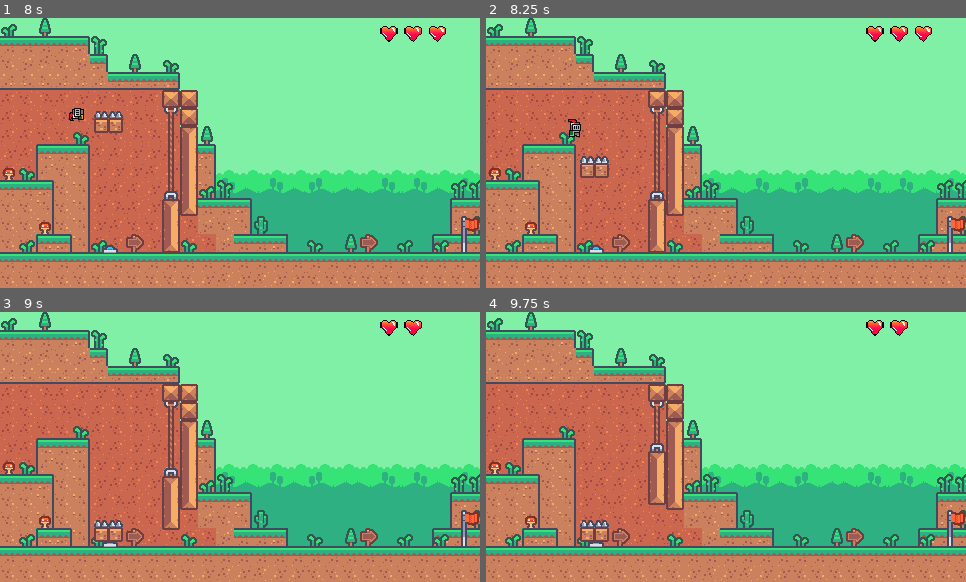
Above: before the commit, frames 1-4 (two rows, left to right).
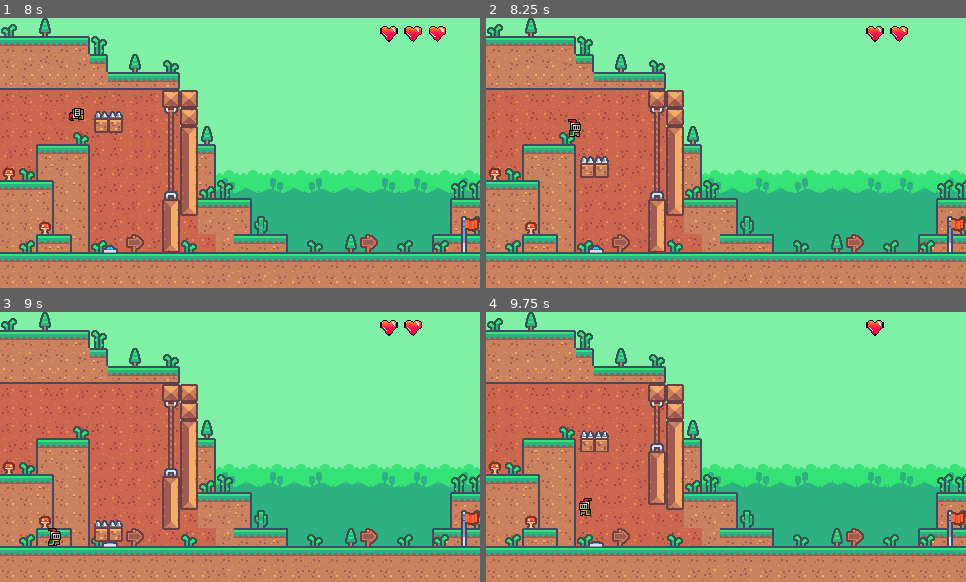
Above: after the commit, the same moments.

Repository: Flor96/demo
Game: Godot game, scene res://Mapas/Mapa 1.tscn
The game is run twice, just before and just after one commit, with the same random seed, the same clock (stepped at 60 frames per second) and the same inputs. The project has no main scene, so this scene is started directly.
Inputs:
- Up to frame 1 (8 s): hold Right (ui_right) 0.53-2.03 s; tap Space (jump) at 0.77, 1.52, 3.02, 3.77, 4.52, 6.02, 6.77, 7.52 s; hold Left (ui_left) 2.03-2.78 s; hold Right (ui_right) 2.78-4.28 s; hold Left (ui_left) 4.28-5.03 s; hold Right (ui_right) 5.03-5.78 s; hold Left (ui_left) 5.78-7.28 s; hold Right (ui_right) from 7.28 s (still down)
- Up to frame 2 (8.25 s): keep holding Right (ui_right)
- Up to frame 3 (9 s): keep holding Right (ui_right)
- Up to frame 4 (9.75 s): tap Space (jump) at 9.02 s; release Right (ui_right) at 9.53 s; hold Left (ui_left) from 9.53 s (still down)

Frame 1 is identical in both runs. In frame 2, 0.1% of the frame differs, in the area x 89-93%, y 2-9%; in frame 3, 0.1%; in frame 4, 1.2%, in the area x 19-88%, y 2-86%.

Commit message:
Correccion
* Tiraba error por el respawn

Diff:
--- a/mapeado/Caballero/caballero.gd
+++ b/mapeado/Caballero/caballero.gd
@@ -59,17 +59,12 @@
 	is_dead = true
 	death_sound.play()
 	$AnimatedSprite2D.play("dead")
+	Ui.vidas_caballero -= 1
 	await get_tree().create_timer(0.5).timeout
+	update_animations()
 	respawn()
 
 func respawn():
 	global_position = respawn_point
 	is_dead = false
 	velocity = Vector2.ZERO
-	update_animations()
-	Ui.vidas_caballero -= 1
-	print(Ui.vidas_caballero)
-	death_sound.play()
-	await get_tree().create_timer(0.3).timeout
-	queue_free()
-	pass
